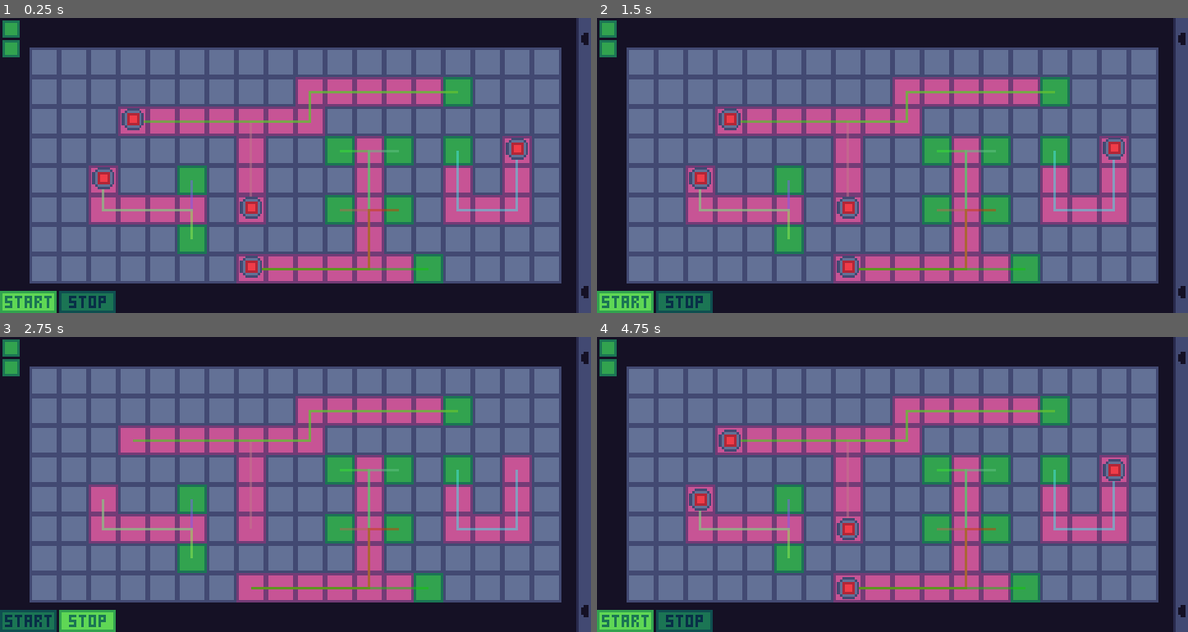
Above: before the commit, frames 1-4 (two rows, left to right).
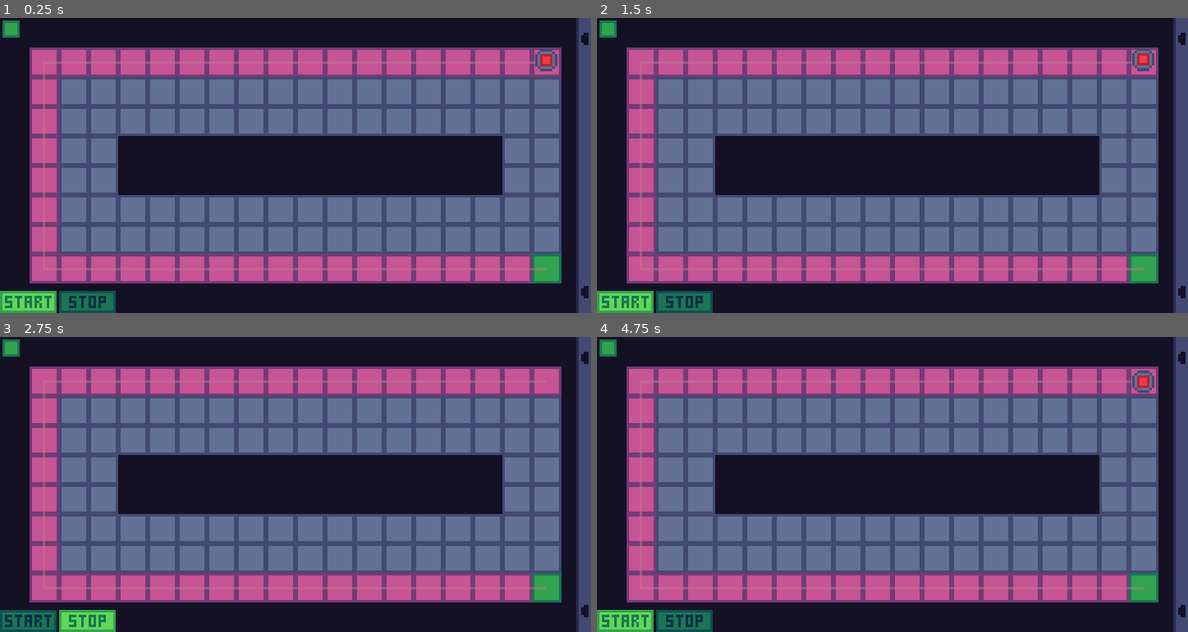
Above: after the commit, the same moments.

Repository: mariothedog/brackeys-game-jam
Game: Godot game, scene res://main/main.tscn
Two runs of this game, one before a commit and one after it. Both use one fixed random seed, a clock stepped at 60 frames per second and the inputs below.
Inputs (mouse positions are in pixels of both pictures, inside the frame that each line leads up to):
- Up to frame 1 (0.25 s): no input
- Up to frame 2 (1.5 s): click (626, 301) at 0.5 s; click (685, 301) at 1.25 s
- Up to frame 3 (2.75 s): click (29, 620) at 2 s
- Up to frame 4 (4.75 s): click (685, 620) at 2.75 s; click (626, 620) at 3.5 s; click (685, 620) at 4.25 s

The runs differ from the first frame. In frame 1, 46% of the frame differs, in the area x 0-95%, y 7-90%; in frame 2, 46%; in frame 3, 46%; in frame 4, 46%.

Commit message:
Copy jam version's first level over

Diff:
--- /dev/null
+++ b/src/levels/resources/level_0.tres
@@ -0,0 +1,16 @@
+[gd_resource type="Resource" load_steps=2 format=2]
+
+[ext_resource path="res://levels/level_editor/level_data.gd" type="Script" id=1]
+
+[resource]
+script = ExtResource( 1 )
+tiles = {
+0: PoolVector2Array( 2, 2, 3, 2, 4, 2, 5, 2, 6, 2, 7, 2, 8, 2, 9, 2, 10, 2, 11, 2, 12, 2, 13, 2, 14, 2, 15, 2, 16, 2, 17, 2, 18, 2, 2, 3, 3, 3, 4, 3, 5, 3, 6, 3, 7, 3, 8, 3, 9, 3, 10, 3, 11, 3, 12, 3, 13, 3, 14, 3, 15, 3, 16, 3, 17, 3, 18, 3, 2, 4, 3, 4, 17, 4, 18, 4, 2, 5, 3, 5, 17, 5, 18, 5, 2, 6, 3, 6, 4, 6, 5, 6, 6, 6, 7, 6, 8, 6, 9, 6, 10, 6, 11, 6, 12, 6, 13, 6, 14, 6, 15, 6, 16, 6, 17, 6, 18, 6, 2, 7, 3, 7, 4, 7, 5, 7, 6, 7, 7, 7, 8, 7, 9, 7, 10, 7, 11, 7, 12, 7, 13, 7, 14, 7, 15, 7, 16, 7, 17, 7, 18, 7 ),
+1: PoolVector2Array( 0, 0, 1, 0, 2, 0, 3, 0, 4, 0, 5, 0, 6, 0, 7, 0, 8, 0, 9, 0, 10, 0, 11, 0, 12, 0, 13, 0, 14, 0, 15, 0, 16, 0, 17, 0, 18, 0, 19, 0, 0, 1, 19, 1, 0, 2, 19, 2, 0, 3, 19, 3, 0, 4, 4, 4, 5, 4, 6, 4, 7, 4, 8, 4, 9, 4, 10, 4, 11, 4, 12, 4, 13, 4, 14, 4, 15, 4, 16, 4, 19, 4, 0, 5, 4, 5, 5, 5, 6, 5, 7, 5, 8, 5, 9, 5, 10, 5, 11, 5, 12, 5, 13, 5, 14, 5, 15, 5, 16, 5, 19, 5, 0, 6, 19, 6, 0, 7, 19, 7, 0, 8, 19, 8, 0, 9, 1, 9, 2, 9, 3, 9, 4, 9, 5, 9, 6, 9, 7, 9, 8, 9, 9, 9, 10, 9, 11, 9, 12, 9, 13, 9, 14, 9, 15, 9, 16, 9, 17, 9, 18, 9, 19, 9 ),
+2: PoolVector2Array( 1, 1, 2, 1, 3, 1, 4, 1, 5, 1, 6, 1, 7, 1, 8, 1, 9, 1, 10, 1, 11, 1, 12, 1, 13, 1, 14, 1, 15, 1, 16, 1, 17, 1, 1, 2, 1, 3, 1, 4, 1, 5, 1, 6, 1, 7, 1, 8, 2, 8, 3, 8, 4, 8, 5, 8, 6, 8, 7, 8, 8, 8, 9, 8, 10, 8, 11, 8, 12, 8, 13, 8, 14, 8, 15, 8, 16, 8, 17, 8 ),
+3: PoolVector2Array( 18, 1 ),
+8: PoolVector2Array( 18, 8 )
+}
+enemy_paths = [ PoolVector2Array( 18, 1, 17, 1, 16, 1, 15, 1, 14, 1, 13, 1, 12, 1, 11, 1, 10, 1, 9, 1, 8, 1, 7, 1, 6, 1, 5, 1, 4, 1, 3, 1, 2, 1, 1, 1, 1, 2, 1, 3, 1, 4, 1, 5, 1, 6, 1, 7, 1, 8, 2, 8, 3, 8, 4, 8, 5, 8, 6, 8, 7, 8, 8, 8, 9, 8, 10, 8, 11, 8, 12, 8, 13, 8, 14, 8, 15, 8, 16, 8, 17, 8, 18, 8 ) ]
+num_lives = 1
+num_turrets = 3
--- a/src/main/main.gd
+++ b/src/main/main.gd
@@ -14,7 +14,7 @@
 
 
 func _ready() -> void:
-	var level_data: LevelData = load("res://levels/resources/level_debug.tres")
+	var level_data: LevelData = load("res://levels/resources/level_0.tres")
 	lives.initial_num_lives = level_data.num_lives
 	lives.reset()
 	item.initial_num = level_data.num_turrets
